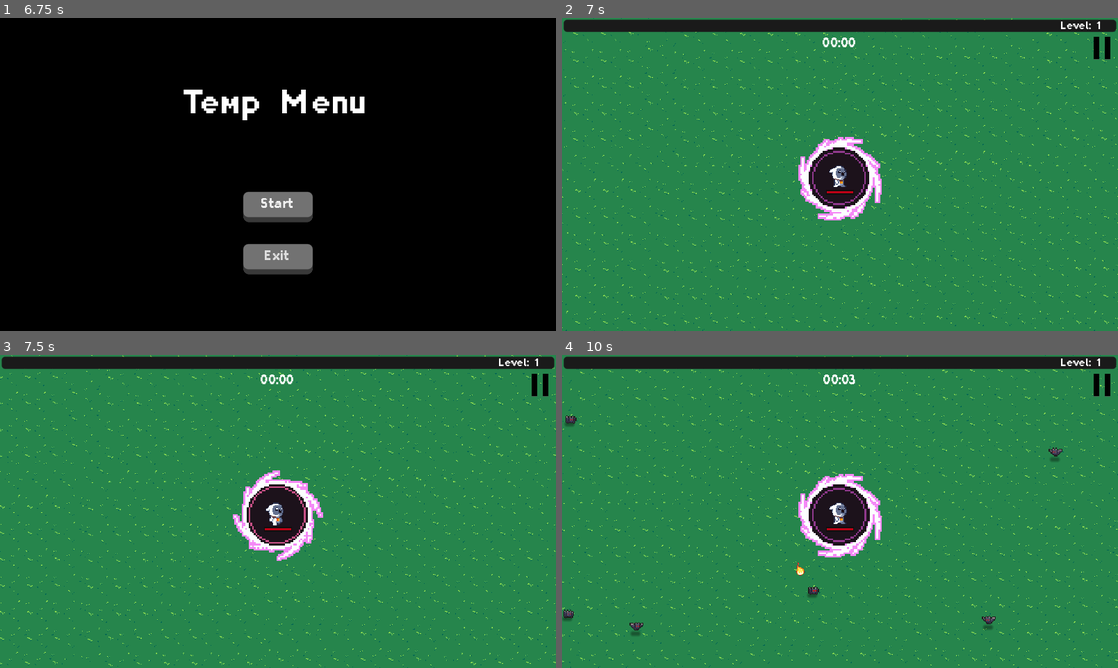
Above: before the commit, frames 1-4 (two rows, left to right).
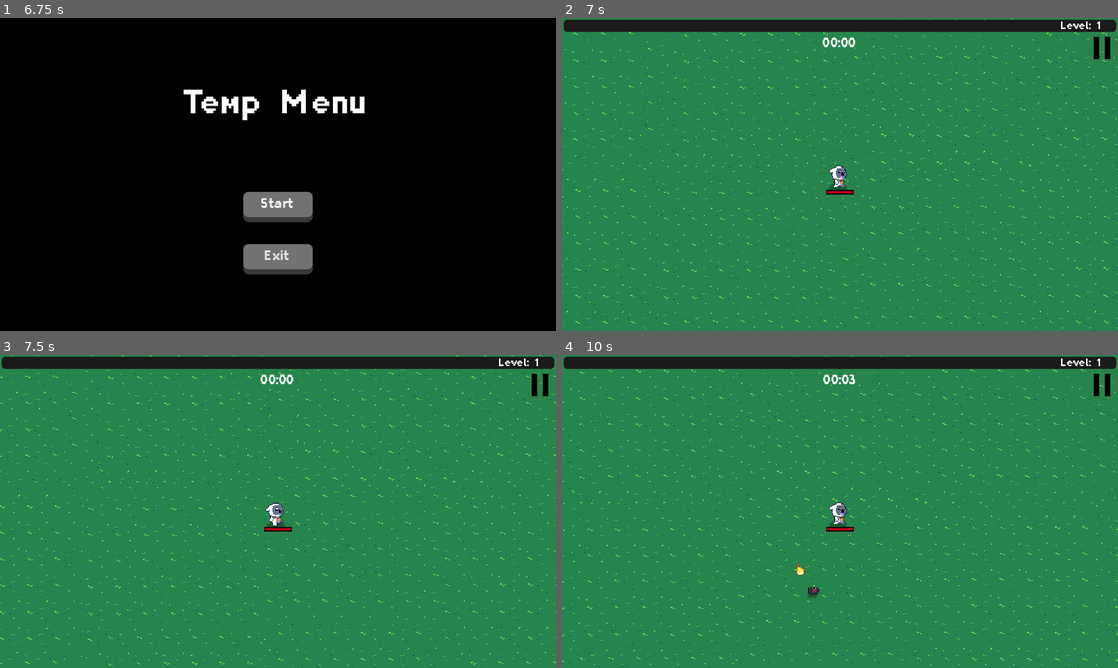
Above: after the commit, the same moments.

Repository: IgnacyZywalewski/VampireSurvivors
Game: Godot game, scene res://ui/menu.tscn
Same seed, same stepped clock (60 frames per second), same inputs: the game is played once before the commit and once after it. Sound files missing from this copy of the repository are replaced by a short silence.
Inputs (mouse positions are in pixels of both pictures, inside the frame that each line leads up to):
- Up to frame 1 (6.75 s): click "Start" at 0.5 s; click "Start" at 1.25 s; tap Enter at 2, 3.5, 5 s; move the mouse to (400, 158) at 2.02 s; hold D (right) 2.03-2.78 s; click (400, 158) at 2.1 s; tap Space at 2.75, 4.25, 5.75 s; move the mouse to (166, 190) at 2.77 s; hold S (down) 2.78-3.53 s; click (166, 190) at 2.85 s; move the mouse to (333, 105) at 3.52 s; hold D (right) 3.53-4.28 s; click (333, 105) at 3.6 s; move the mouse to (250, 237) at 4.27 s; hold W (up) 4.28-5.03 s; click (250, 237) at 4.35 s; move the mouse to (444, 221) at 5.02 s; hold A (left) 5.03-6.53 s; click (444, 221) at 5.1 s; move the mouse to (111, 127) at 5.77 s; click (111, 127) at 5.85 s; move the mouse to (305, 174) at 6.52 s; hold S (down) from 6.53 s (still down); click (305, 174) at 6.6 s
- Up to frame 2 (7 s): keep holding S (down)
- Up to frame 3 (7.5 s): move the mouse to (194, 433) at 7.27 s; release S (down) at 7.28 s; hold D (right) from 7.28 s (still down); click (194, 433) at 7.35 s
- Up to frame 4 (10 s): move the mouse to (962, 495) at 8.02 s; release D (right) at 8.03 s; hold W (up) 8.03-8.78 s; click (962, 495) at 8.1 s; move the mouse to (728, 527) at 8.77 s; hold D (right) 8.78-9.53 s; click (728, 527) at 8.85 s; move the mouse to (895, 442) at 9.52 s; hold S (down) from 9.53 s (still down); click (895, 442) at 9.6 s

Frame 1 is identical in both runs. In frame 2, 2.7% of the frame differs, in the area x 42-58%, y 38-65%; in frame 3, 2.7%; in frame 4, 3.0%, in the area x 0-90%, y 19-90%.

Commit message:
Improved upgrade options

Diff:
--- a/enemy/enemy_bat.tscn
+++ b/enemy/enemy_bat.tscn
@@ -106,6 +106,7 @@
 script = ExtResource("1_obvar")
 hp = 1.0
 enemy_hit_cooldown = 0.7
+enemy_difficulty = 2
 
 [node name="Sprite" type="Sprite2D" parent="."]
 material = SubResource("ShaderMaterial_yfpd5")
--- a/player/passives/shield.tscn
+++ b/player/passives/shield.tscn
@@ -2,6 +2,21 @@
 
 [ext_resource type="Script" path="res://player/passives/shield.gd" id="1_2nw73"]
 [ext_resource type="Texture2D" uid="uid://drdvaobdt8to2" path="res://assets/textures/passives/shield.png" id="1_pi4c4"]
+
+[sub_resource type="Animation" id="Animation_ivnqc"]
+length = 0.001
+tracks/0/type = "value"
+tracks/0/imported = false
+tracks/0/enabled = true
+tracks/0/path = NodePath("Sprite2D:frame")
+tracks/0/interp = 1
+tracks/0/loop_wrap = true
+tracks/0/keys = {
+"times": PackedFloat32Array(0),
+"transitions": PackedFloat32Array(1),
+"update": 1,
+"values": [0]
+}
 
 [sub_resource type="Animation" id="Animation_xwito"]
 resource_name = "shield"
@@ -18,21 +33,6 @@
 "transitions": PackedFloat32Array(1, 1, 1, 1, 1, 1, 1, 1),
 "update": 1,
 "values": [0, 1, 2, 3, 4, 5, 6, 7]
-}
-
-[sub_resource type="Animation" id="Animation_ivnqc"]
-length = 0.001
-tracks/0/type = "value"
-tracks/0/imported = false
-tracks/0/enabled = true
-tracks/0/path = NodePath("Sprite2D:frame")
-tracks/0/interp = 1
-tracks/0/loop_wrap = true
-tracks/0/keys = {
-"times": PackedFloat32Array(0),
-"transitions": PackedFloat32Array(1),
-"update": 1,
-"values": [0]
 }
 
 [sub_resource type="AnimationLibrary" id="AnimationLibrary_hvs6s"]
--- a/player/player.gd
+++ b/player/player.gd
@@ -55,24 +55,27 @@
 #ShootingStar
 var shooting_star_ammo = 0
 var shooting_star_baseammo = 1
-var shooting_star_level = 1
+var shooting_star_level = 0
 
 #BlackHole
-var black_hole_level = 1
+var black_hole_level = 0
+var black_hole_attack = null
 
 #LightningBolt
 var lightning_bolt_ammo = 0
 var lightning_bolt_baseammo = 1
-var lightning_bolt_level = 1
+var lightning_bolt_level = 0
 
 #Passives
 var shield = preload("res://player/passives/shield.tscn")
 var shield_level = 0
 var shield_amount = 0
+var shield_passive = null
 
 var regeneration = preload("res://player/passives/regeneration.tscn")
 var regeneration_level = 0
 var regeneration_amount = 0
+var regeneration_passive = null
 
 #Enemy
 var enemy_close = []
@@ -82,7 +85,7 @@
 var upgrade_options_available = []
 var speed = 0
 var spell_cooldown = 0
-var aditional_attacks = 0
+var additional_attacks = 0
 
 func _ready():
 	attack()
@@ -96,33 +99,30 @@
 	if shooting_star_level > 0 and shooting_star_timer.is_stopped():
 		shooting_star_timer.start()
 
-	if black_hole_level > 0:
-		var black_hole_attack = black_hole.instantiate()
+	if black_hole_level > 0 and black_hole_attack == null:
+		black_hole_attack = black_hole.instantiate()
 		black_hole_attack.level = black_hole_level
-		black_hole_attack.global_position = global_position
+		black_hole_attack.position = position
 		add_child(black_hole_attack)
 
 	if lightning_bolt_level > 0 and lightning_bolt_timer.is_stopped():
 		lightning_bolt_timer.start()
 
-	if shield_level > 0:
-		var shield_passive = shield.instantiate()
+	if shield_level > 0 and shield_passive == null:
+		shield_passive = shield.instantiate()
 		shield_passive.level = shield_level
-		shield_passive.position = global_position
-		shield_amount = shield_passive.shield_amount
+		shield_passive.position = position
 		add_child(shield_passive)
 
-	if regeneration_level > 0:
-		var regeneration_passive = regeneration.instantiate()
+	if regeneration_level > 0 and regeneration_passive == null:
+		regeneration_passive = regeneration.instantiate()
 		regeneration_passive.level = regeneration_level
-		regeneration_passive.position = global_position
-		regeneration_amount = regeneration_passive.regeneration_amount
+		regeneration_passive.position = position
 		add_child(regeneration_passive)
 
 func _physics_process(_delta):
 	if dead == false:
 		movement()
-		#print(health)
 
 func movement():
 	var x_mov = Input.get_action_strength("right") - Input.get_action_strength("left")
@@ -181,7 +181,7 @@
 
 
 func _on_fireball_timer_timeout():
-	fireball_ammo += fireball_baseammo
+	fireball_ammo += fireball_baseammo + additional_attacks
 	fireball_attack_timer.start()
 
 func _on_fireball_attack_timer_timeout():
@@ -199,7 +199,7 @@
 
 
 func _on_shooting_star_timer_timeout():
-	shooting_star_ammo += shooting_star_baseammo
+	shooting_star_ammo += shooting_star_baseammo + additional_attacks
 	shooting_star_attack_timer.start()
 
 func _on_shooting_star_attack_timer_timeout():
@@ -217,7 +217,7 @@
 
 
 func _on_lightning_bolt_timer_timeout():
-	lightning_bolt_ammo += lightning_bolt_baseammo
+	lightning_bolt_ammo += lightning_bolt_baseammo + additional_attacks
 	lightning_bolt_attack_timer.start()
 
 func _on_lightning_bolt_attack_timer_timeout():
@@ -350,6 +350,82 @@
 	get_tree().paused = true
 
 func upgrade_character(upgrade):
+	match upgrade:
+		#"fireball_1":
+			#fireball_level = 1
+			#fireball_baseammo += 1
+		"fireball_2":
+			fireball_level = 2
+			fireball_baseammo += 1
+		"fireball_3":
+			fireball_level = 3
+		"fireball_4":
+			fireball_level = 4
+			fireball_baseammo += 2
+		"fireball_5":
+			fireball_level = 5
+			fireball_baseammo += 3
+
+		"black_hole_1":
+			black_hole_level = 1
+		"black_hole_2":
+			black_hole_level = 2
+		"black_hole_3":
+			black_hole_level = 3
+		"black_hole_4":
+			black_hole_level = 4
+		"black_hole_5":
+			black_hole_level = 5
+
+		"shooting_star_1":
+			shooting_star_level = 1
+		"shooting_star_2":
+			shooting_star_level = 2
+		"shooting_star_3":
+			shooting_star_level = 3
+		"shooting_star_4":
+			shooting_star_level = 4
+		"shooting_star_5":
+			shooting_star_level = 5
+
+		"lightning_bolt_1":
+			lightning_bolt_level = 1
+			lightning_bolt_baseammo += 1
+		"lightning_bolt_2":
+			lightning_bolt_level = 2
+			lightning_bolt_baseammo += 1
+		"lightning_bolt_3":
+			lightning_bolt_level = 3
+		"lightning_bolt_4":
+			lightning_bolt_level = 4
+			lightning_bolt_baseammo += 2
+		"lightning_bolt_5":
+			lightning_bolt_level = 5
+			lightning_bolt_baseammo += 3
+
+		"shield_1":
+			shield_level = 1
+			shield_amount += 1
+		"shield_2","shield_3","shield_4","shield_5":
+			shield_amount += 1
+
+		"regeneration_1":
+			regeneration_level = 1
+			regeneration_amount = 0.1
+		"regeneration_2", "regeneration_3", "regeneration_4", "regeneration_5":
+			regeneration_amount += 0.1
+
+		"wings_1","wings_2","wings_3","wings_4","wings_5":
+			movement_speed += 0.1 * movement_speed
+
+		"ring1","ring2":
+			additional_attacks += 1
+
+		"food":
+			health += 20
+			health = clamp(health, 0, max_health)
+
+	attack()
 	var option_children = upgrade_options.get_children()
 	for i in option_children:
 		i.queue_free()
--- a/ui/item_option.tscn
+++ b/ui/item_option.tscn
@@ -22,11 +22,12 @@
 
 [node name="NameLabel" type="Label" parent="."]
 layout_mode = 0
-offset_left = 33.0
+offset_left = 29.0
 offset_top = 5.0
-offset_right = 123.0
+offset_right = 119.0
 offset_bottom = 21.0
 theme_override_fonts/font = ExtResource("3_0mr8k")
+theme_override_font_sizes/font_size = 13
 text = "Name"
 
 [node name="LevelLabel" type="Label" parent="."]
--- a/utility/upgrade_data_base.gd
+++ b/utility/upgrade_data_base.gd
@@ -3,18 +3,18 @@
 
 const ICON_PATH = "res://assets/textures/icons/"
 const UPGRADES = {
-	"fireball_1": {
-		"icon": ICON_PATH + "fireball_icon.png",
-		"displayname": "Fireball",
-		"details": "Cos tu bedzie",
-		"level": "Level: 1",
-		"prerequesits": [],
-		"type": "weapon"
-	},
+	#"fireball_1": {
+		#"icon": ICON_PATH + "fireball_icon.png",
+		#"displayname": "Fireball",
+		#"details": "Text",
+		#"level": "Level: 1",
+		#"prerequesits": [],
+		#"type": "weapon"
+	#},
 	"fireball_2": {
 		"icon": ICON_PATH + "fireball_icon.png",
 		"displayname": "Fireball",
-		"details": "Cos tu bedzie 2",
+		"details": "Text",
 		"level": "Level: 2",
 		"prerequesits": ["fireball_1"],
 		"type": "weapon"
@@ -30,7 +30,7 @@
 	"fireball_4": {
 		"icon": ICON_PATH + "fireball_icon.png",
 		"displayname": "Fireball",
-		"details": "Cos tu bedzie 4",
+		"details": "Text",
 		"level": "Level: 4",
 		"prerequesits": ["fireball_3"],
 		"type": "weapon"
@@ -38,7 +38,7 @@
 	"fireball_5": {
 		"icon": ICON_PATH + "fireball_icon.png",
 		"displayname": "Fireball",
-		"details": "Cos tu bedzie 5",
+		"details": "Text",
 		"level": "Level: 5",
 		"prerequesits": ["fireball_5"],
 		"type": "weapon"
@@ -47,7 +47,7 @@
 	"black_hole_1": {
 		"icon": ICON_PATH + "black_hole_icon.png",
 		"displayname": "Black Hole",
-		"details": "Cos tu bedzie 1",
+		"details": "Text",
 		"level": "Level: 1",
 		"prerequesits": [],
 		"type": "weapon"
@@ -55,7 +55,7 @@
 	"black_hole_2": {
 		"icon": ICON_PATH + "black_hole_icon.png",
 		"displayname": "Black Hole",
-		"details": "Cos tu bedzie 2",
+		"details": "Text",
 		"level": "Level: 2",
 		"prerequesits": ["black_hole_1"],
 		"type": "weapon"
@@ -63,7 +63,7 @@
 	"black_hole_3": {
 		"icon": ICON_PATH + "black_hole_icon.png",
 		"displayname": "Black Hole",
-		"details": "Cos tu bedzie 3",
+		"details": "Text",
 		"level": "Level: 3",
 		"prerequesits": ["black_hole_2"],
 		"type": "weapon"
@@ -71,7 +71,7 @@
 	"black_hole_4": {
 		"icon": ICON_PATH + "black_hole_icon.png",
 		"displayname": "Black Hole",
-		"details": "Cos tu bedzie 4",
+		"details": "Text",
 		"level": "Level: 4",
 		"prerequesits": ["black_hole_3"],
 		"type": "weapon"
@@ -79,7 +79,7 @@
 	"black_hole_5": {
 		"icon": ICON_PATH + "black_hole_icon.png",
 		"displayname": "Black Hole",
-		"details": "Cos tu bedzie 5",
+		"details": "Text",
 		"level": "Level: 5",
 		"prerequesits": ["black_hole_3"],
 		"type": "weapon"
@@ -88,7 +88,7 @@
 	"shooting_star_1": {
 		"icon": ICON_PATH + "shooting_star_icon.png",
 		"displayname": "Shooting Star",
-		"details": "Cos tu bedzie 1",
+		"details": "Text",
 		"level": "Level: 1",
 		"prerequesits": [],
 		"type": "weapon"
@@ -96,7 +96,7 @@
 	"shooting_star_2": {
 		"icon": ICON_PATH + "shooting_star_icon.png",
 		"displayname": "Shooting Star",
-		"details": "Cos tu bedzie 2",
+		"details": "Text",
 		"level": "Level: 2",
 		"prerequesits": ["shooting_star_1"],
 		"type": "weapon"
@@ -104,7 +104,7 @@
 	"shooting_star_3": {
 		"icon": ICON_PATH + "shooting_star_icon.png",
 		"displayname": "Shooting Star",
-		"details": "Cos tu bedzie 3",
+		"details": "Text",
 		"level": "Level: 3",
 		"prerequesits": ["shooting_star_2"],
 		"type": "weapon"
@@ -112,7 +112,7 @@
 	"shooting_star_4": {
 		"icon": ICON_PATH + "shooting_star_icon.png",
 		"displayname": "Shooting Star",
-		"details": "Cos tu bedzie 4",
+		"details": "Text",
 		"level": "Level: 4",
 		"prerequesits": ["shooting_star_3"],
 		"type": "weapon"
@@ -120,7 +120,7 @@
 	"shooting_star_5": {
 		"icon": ICON_PATH + "shooting_star_icon.png",
 		"displayname": "Shooting Star",
-		"details": "Cos tu bedzie 5",
+		"details": "Text",
 		"level": "Level: 5",
 		"prerequesits": ["shooting_star_4"],
 		"type": "weapon"
@@ -129,7 +129,7 @@
 	"lightning_bolt_1": {
 		"icon": ICON_PATH + "lightning_bolt_icon.png",
 		"displayname": "Lightning Bolt",
-		"details": "Cos tu bedzie 1",
+		"details": "Text",
 		"level": "Level: 1",
 		"prerequesits": [],
 		"type": "weapon"
@@ -137,7 +137,7 @@
 	"lightning_bolt_2": {
 		"icon": ICON_PATH + "lightning_bolt_icon.png",
 		"displayname": "Lightning Bolt",
-		"details": "Cos tu bedzie 2",
+		"details": "Text",
 		"level": "Level: 2",
 		"prerequesits": ["lightning_bolt_1"],
 		"type": "weapon"
@@ -145,7 +145,7 @@
 	"lightning_bolt_3": {
 		"icon": ICON_PATH + "lightning_bolt_icon.png",
 		"displayname": "Lightning Bolt",
-		"details": "Cos tu bedzie 3",
+		"details": "Text",
 		"level": "Level: 3",
 		"prerequesits": ["lightning_bolt_2"],
 		"type": "weapon"
@@ -153,7 +153,7 @@
 	"lightning_bolt_4": {
 		"icon": ICON_PATH + "lightning_bolt_icon.png",
 		"displayname": "Lightning Bolt",
-		"details": "Cos tu bedzie 4",
+		"details": "Text",
 		"level": "Level: 4",
 		"prerequesits": ["lightning_bolt_3"],
 		"type": "weapon"
@@ -161,10 +161,150 @@
 	"lightning_bolt_5": {
 		"icon": ICON_PATH + "lightning_bolt_icon.png",
 		"displayname": "Lightning Bolt",
-		"details": "Cos tu bedzie 5",
+		"details": "Text",
 		"level": "Level: 5",
 		"prerequesits": ["lightning_bolt_4"],
 		"type": "weapon"
+	},
+
+	"ring_1": {
+		"icon": ICON_PATH + "ring_icon.png",
+		"displayname": "Ring",
+		"details": "Text",
+		"level": "Level: 1",
+		"prerequesits": [],
+		"type": "passive"
+	},
+	"ring_2": {
+		"icon": ICON_PATH + "ring_icon.png",
+		"displayname": "Ring",
+		"details": "Text",
+		"level": "Level: 2",
+		"prerequesits": ["ring_1"],
+		"type": "passive"
+	},
+
+	"wings_1": {
+		"icon": ICON_PATH + "wings_icon.png",
+		"displayname": "Wings",
+		"details": "Text",
+		"level": "Level: 1",
+		"prerequesits": [],
+		"type": "passive"
+	},
+	"wings_2": {
+		"icon": ICON_PATH + "wings_icon.png",
+		"displayname": "Wings",
+		"details": "Text",
+		"level": "Level: 2",
+		"prerequesits": ["wings_1"],
+		"type": "passive"
+	},
+	"wings_3": {
+		"icon": ICON_PATH + "wings_icon.png",
+		"displayname": "Wings",
+		"details": "Text",
+		"level": "Level: 2",
+		"prerequesits": ["wings_2"],
+		"type": "passive"
+	},
+	"wings_4": {
+		"icon": ICON_PATH + "wings_icon.png",
+		"displayname": "Wings",
+		"details": "Text",
+		"level": "Level: 4",
+		"prerequesits": ["wings_3"],
+		"type": "passive"
+	},
+	"wings_5": {
+		"icon": ICON_PATH + "wings_icon.png",
+		"displayname": "Wings",
+		"details": "Text",
+		"level": "Level: 5",
+		"prerequesits": ["wings_4"],
+		"type": "passive"
+	},
+
+	"regeneration_1": {
+		"icon": ICON_PATH + "regeneration_icon.png",
+		"displayname": "Regeneration",
+		"details": "Text",
+		"level": "Level: 1",
+		"prerequesits": [],
+		"type": "passive"
+	},
+	"regeneration_2": {
+		"icon": ICON_PATH + "regeneration_icon.png",
+		"displayname": "Regeneration",
+		"details": "Text",
+		"level": "Level: 2",
+		"prerequesits": ["regeneration_1"],
+		"type": "passive"
+	},
+	"regeneration_3": {
+		"icon": ICON_PATH + "regeneration_icon.png",
+		"displayname": "Regeneration",
+		"details": "Text",
+		"level": "Level: 3",
+		"prerequesits": ["regeneration_2"],
+		"type": "passive"
+	},
+	"regeneration_4": {
+		"icon": ICON_PATH + "regeneration_icon.png",
+		"displayname": "Regeneration",
+		"details": "Text",
+		"level": "Level: 4",
+		"prerequesits": ["regeneration_3"],
+		"type": "passive"
+	},
+	"regeneration_5": {
+		"icon": ICON_PATH + "regeneration_icon.png",
+		"displayname": "Regeneration",
+		"details": "Text",
+		"level": "Level: 5",
+		"prerequesits": ["regeneration_4"],
+		"type": "passive"
+	},
+
+	"shield_1": {
+		"icon": ICON_PATH + "shield_icon.png",
+		"displayname": "Shield",
+		"details": "Text",
+		"level": "Level: 1",
+		"prerequesits": [],
+		"type": "passive"
+	},
+	"shield_2": {
+		"icon": ICON_PATH + "shield_icon.png",
+		"displayname": "Shield",
+		"details": "Text",
+		"level": "Level: 2",
+		"prerequesits": ["shield_1"],
+		"type": "passive"
+	},
+	"shield_3": {
+		"icon": ICON_PATH + "shield_icon.png",
+		"displayname": "Shield",
+		"details": "Text",
+		"level": "Level: 3",
+		"prerequesits": ["shield_2"],
+		"type": "passive"
+	},
+	"shield_4": {
+		"icon": ICON_PATH + "shield_icon.png",
+		"displayname": "Shield",
+		"details": "Text",
+		"level": "Level: 4",
+		"prerequesits": ["shield_3"],
+		"type": "passive"
+	},
+	"shield_5": {
+		"icon": ICON_PATH + "shield_icon.png",
+		"displayname": "Shield",
+		"details": "Text",
+		"level": "Level: 5",
+		"prerequesits": ["shield_4"],
+		"type": "passive"
 	},
 
 	"food": {
--- a/world/world.tscn
+++ b/world/world.tscn
@@ -12,9 +12,9 @@
 [sub_resource type="Resource" id="Resource_rehmj"]
 script = ExtResource("5_sd5ls")
 time_start = 0
-time_end = 60
+time_end = 300
 enemy = ExtResource("6_jty5m")
-enemy_num = 3
+enemy_num = 1
 enemy_spawn_delay = 0
 
 [sub_resource type="Resource" id="Resource_x5ib5"]
Binary file removed: assets/textures/icons/movement_speed_icon.jpg
Binary file added: assets/textures/icons/wings_icon.png
Not shown, changed: assets/textures/icons/wings_icon.png.import
